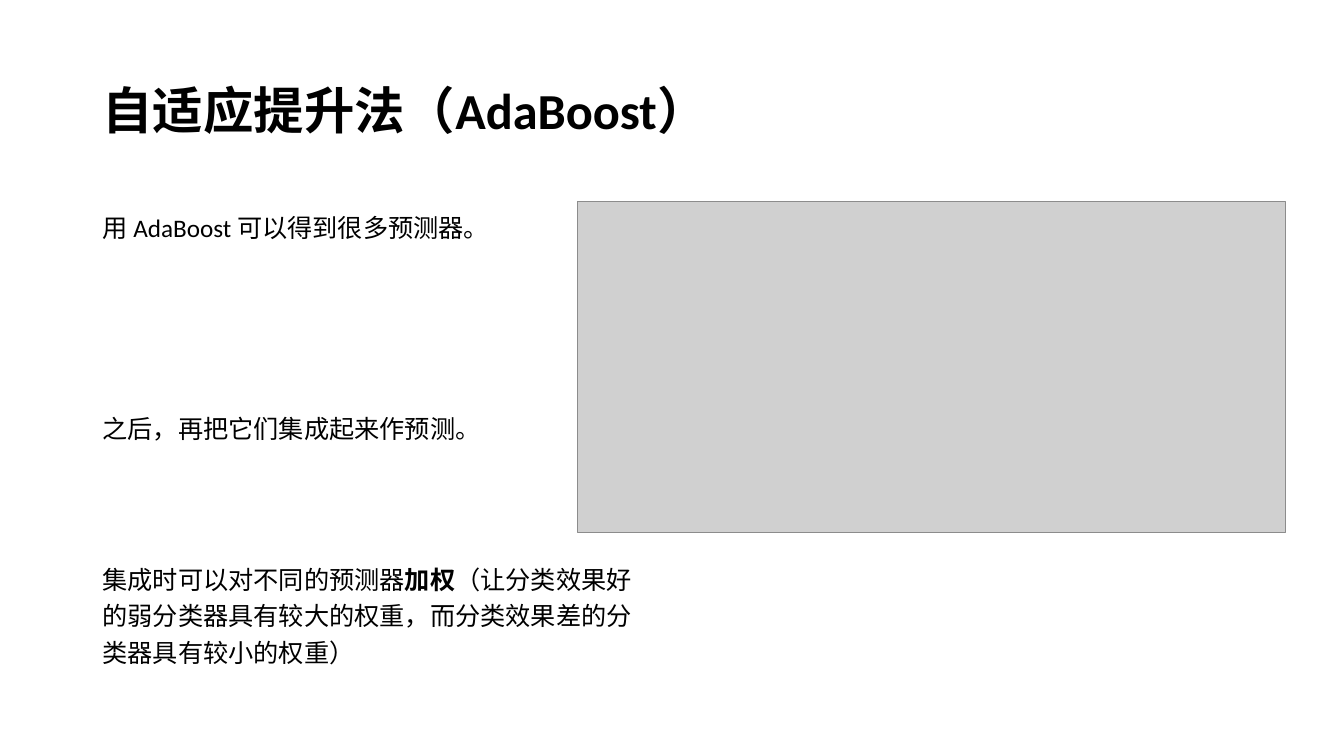
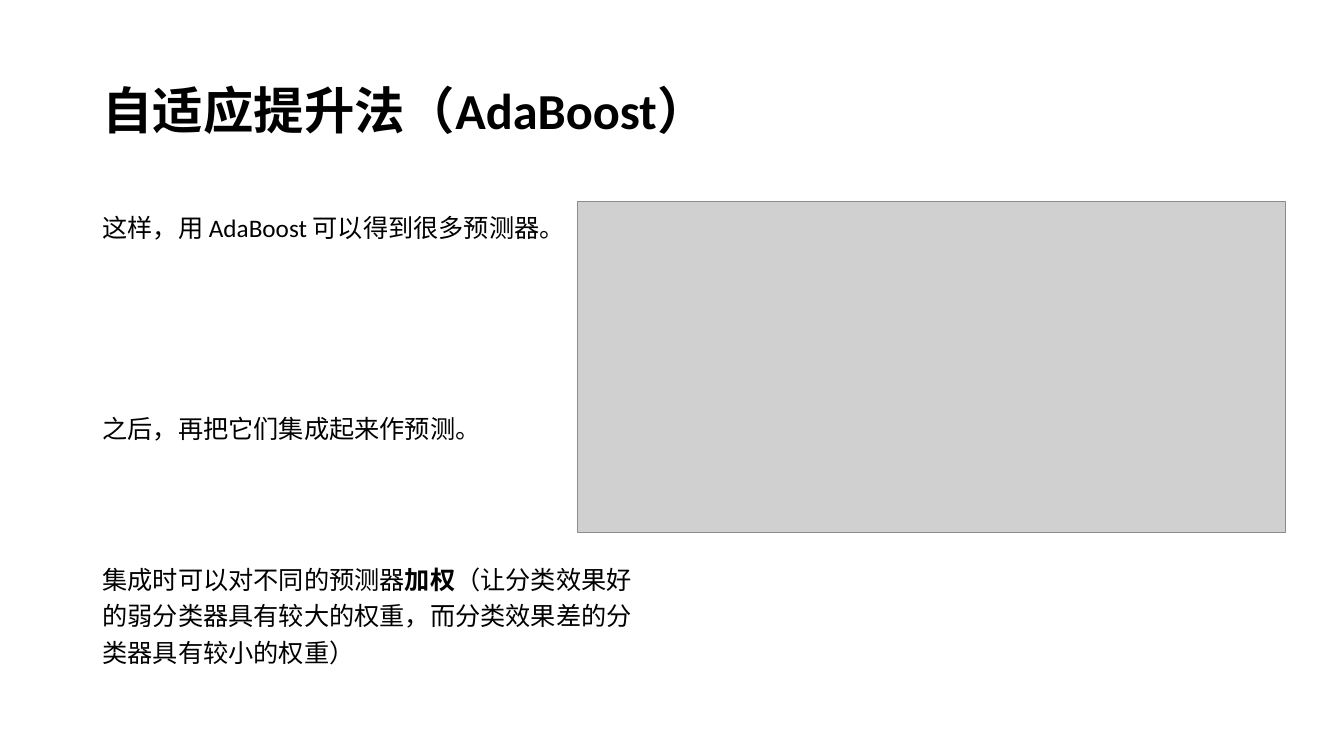
Before and after one commit to xiaodongli1986/teaching_AI, a slide deck: slide 15 of week11_ensemble.pptx. Drawn at 1344x756 pixels with LibreOffice and Linux fonts; fonts in the diff are those of the drawing; grey boxes stand for pictures. Boxes give left, top, right and bottom in pixels: in the first picture for what was removed or moved away, otherwise in the second. Text is boxed around its words. In the diff, an @@ line names an element or a change of style, - is before the commit and + after.

```diff
--- a/week11_ensemble.pptx
+++ b/week11_ensemble.pptx
@@ text at (102, 215, 565, 240): text changed @@
-用 AdaBoost 可以得到很多预测器。
+这样，用 AdaBoost 可以得到很多预测器。
```
Also in this commit, not shown: 11 other slides changed, 3 other files.
